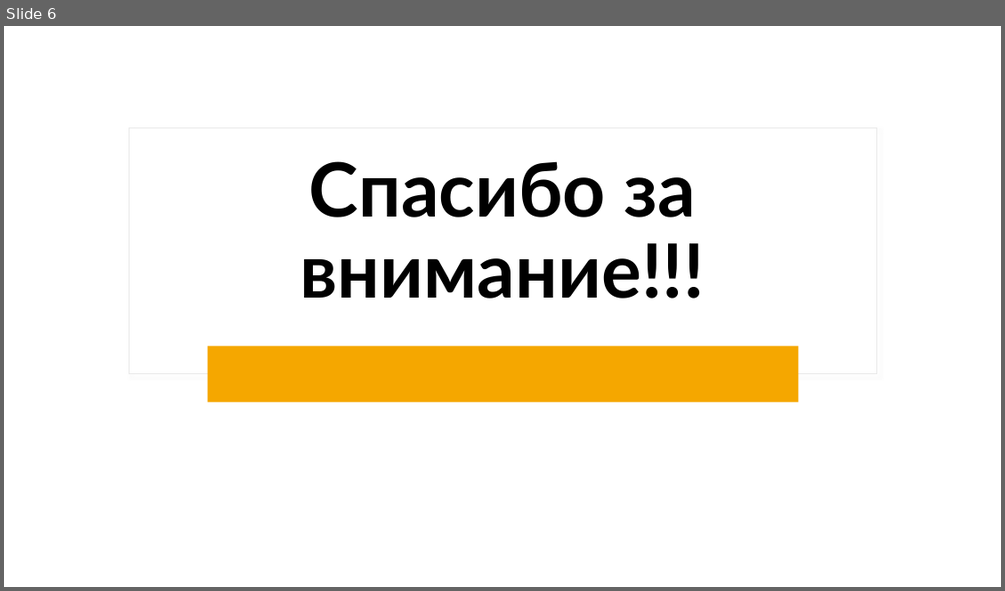
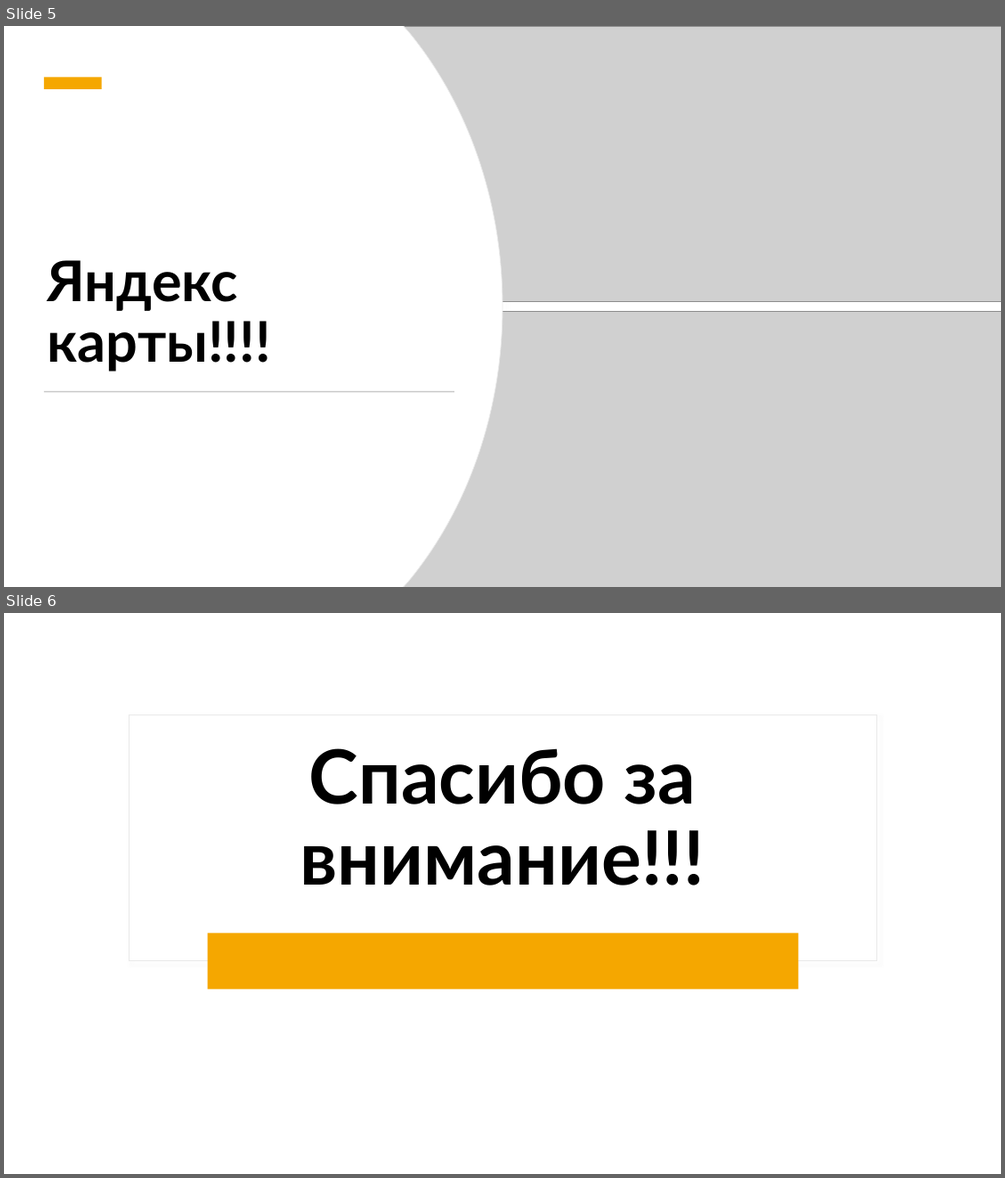
Before and after one commit to llsuperll/flask_website, a slide deck: flask_presentation.pptx. Shown one above the other, each under a label of ours: slide 6 before the commit, slides 5 and 6 after it. The pictures are 1005x591 and 1005x1178 pixels, drawn with LibreOffice and Linux fonts; fonts in the diff are those of the drawing; grey boxes stand for pictures. Boxes give left, top, right and bottom in pixels: in the first picture for what was removed or moved away, otherwise in the second. Text is boxed around its words. In the diff, an @@ line names an element or a change of style, - is before the commit and + after.

Commit message:
add presentation

```diff
--- a/flask_presentation.pptx
+++ b/flask_presentation.pptx
@@ slide 5 added at (4, 26, 1001, 587), background #FFFFFF; not listed: 2 template elements that a slide beside it also shows @@
@@ rectangle added at (4, 26, 1001, 587), fill #FFFFFF @@
@@ freeform shape added at (4, 26, 502, 587), fill #FFFFFF, outline #E9E9E9 0.75 pt @@
@@ freeform shape added at (4, 26, 502, 587), fill #FFFFFF @@
@@ picture added at (404, 26, 1001, 301) @@
@@ rectangle added at (44, 78, 102, 89), fill #F5A700 @@
@@ title added at (48, 260, 271, 371), 54 pt, text #000000, bold @@
+Яндекс карты!!!!
@@ picture added at (404, 312, 1001, 587) @@
@@ rectangle added at (44, 391, 454, 393), fill #C9C9C9 @@
```
Also in this commit, not shown: 1 slide removed.
